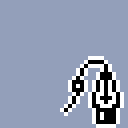
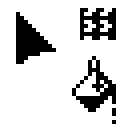
Comparing the layer stacks of the two 128 x 128 images. Changes:
showed "mouse" over [12, 8, 60, 68]
added layer "(modifier) pattern" above "(modifier) hand" over [76, 4, 120, 44]
hid "bezier_select_small" over [60, 56, 124, 128]
showed "bucket_fill_small" over [68, 52, 120, 128]
hid "background" over [0, 0, 128, 128]
